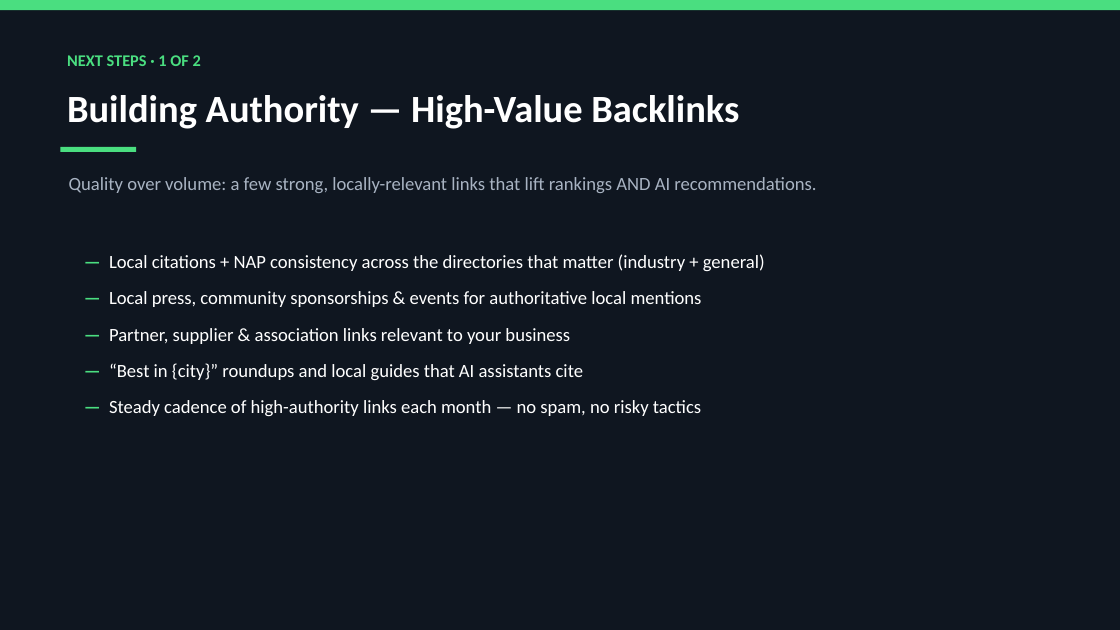
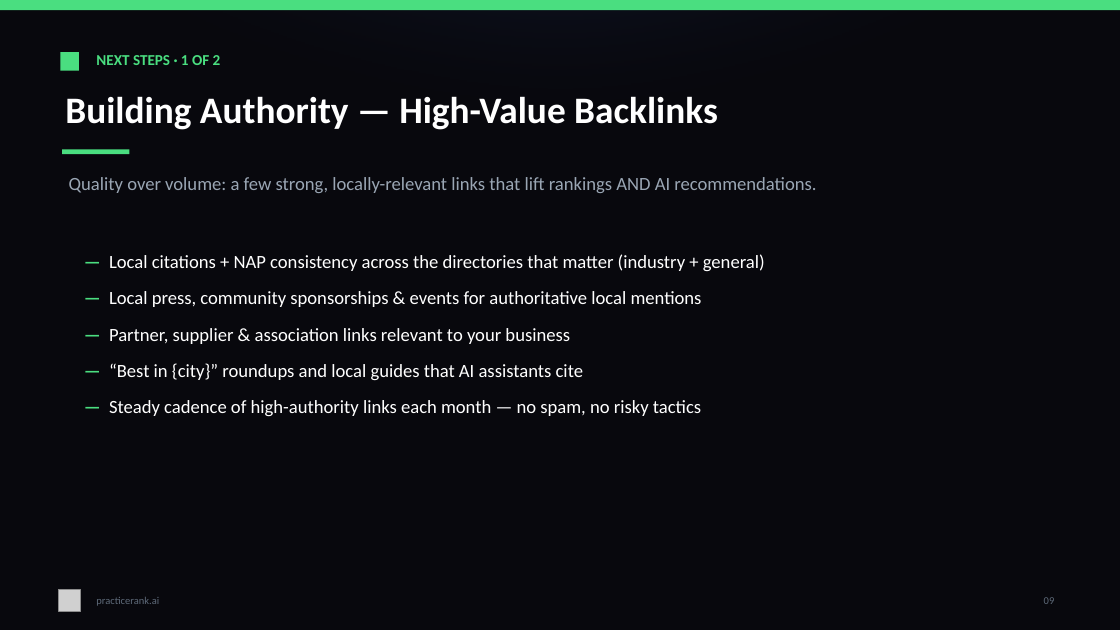
Before and after one commit to sathvik-vadlakunta/inCentivee, a slide deck: slide 9 of deliverables/PracticeRank-SEO-Strategy-Paradigm-Experts.pptx. Drawn at 1120x630 pixels with LibreOffice and Linux fonts; fonts in the diff are those of the drawing; grey boxes stand for pictures. Boxes give left, top, right and bottom in pixels: in the first picture for what was removed or moved away, otherwise in the second. Text is boxed around its words. In the diff, an @@ line names an element or a change of style, - is before the commit and + after.

Commit message:
deck: rebrand to practicerank.ai dark mode (near-black + radial glows + green)
Match the site's dark aesthetic and elevate: #08080d base, soft radial navy
glow (top) + faint green corner glow via soft-edge ellipses, subtle card
borders, green tick + accent rule on section headings, per-slide footer with
logo mark + page number. Refined palette (white 86%/muted/faint text).

```diff
--- a/deliverables/PracticeRank-SEO-Strategy-Paradigm-Experts.pptx
+++ b/deliverables/PracticeRank-SEO-Strategy-Paradigm-Experts.pptx
@@ rectangle at box(0, 0, 1120, 630): fill #0F1620 to #08080D @@
@@ ellipse added at box(0, 0, 1120, 155), fill #16213E at 46% opacity @@
@@ rectangle added at box(60, 52, 79, 71), fill #4ADE80 @@
@@ text "NEXT STEPS · 1 OF ...": place and size @@
-text "NEXT STEPS · 1 OF ..." at box(67, 55, 201, 66)
+text "NEXT STEPS · 1 OF ..." at box(96, 55, 221, 65)
@@ text "NEXT STEPS · 1 OF ..." at box(96, 55, 221, 65): size 14 to 13 pt @@
@@ text "Building Authority — High-Value Backlinks" at box(65, 96, 718, 130): size 33 to 32 pt @@
@@ text "Quality over volume: a few ..." at box(69, 177, 816, 193): text colour #A8B3C2 to #9AA6B4 @@
@@ rectangle: place and size @@
-rectangle at box(60, 147, 136, 152)
+rectangle at box(62, 150, 129, 155)
@@ picture added at box(59, 590, 81, 612) @@
@@ text added at box(96, 597, 159, 606), 9 pt, text #5E6A79 @@
+practicerank.ai
@@ text added at box(1044, 597, 1055, 604), 9 pt, text #5E6A79 @@
+09
```
Also in this commit, not shown: 12 other slides changed, 1 other file.
